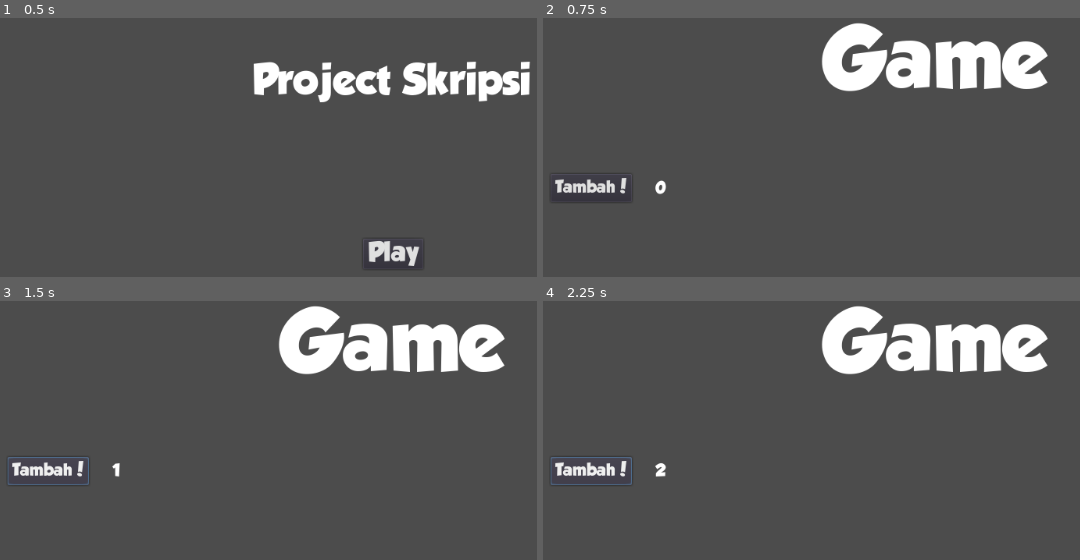
Above: before the commit, frames 1-4 (two rows, left to right).
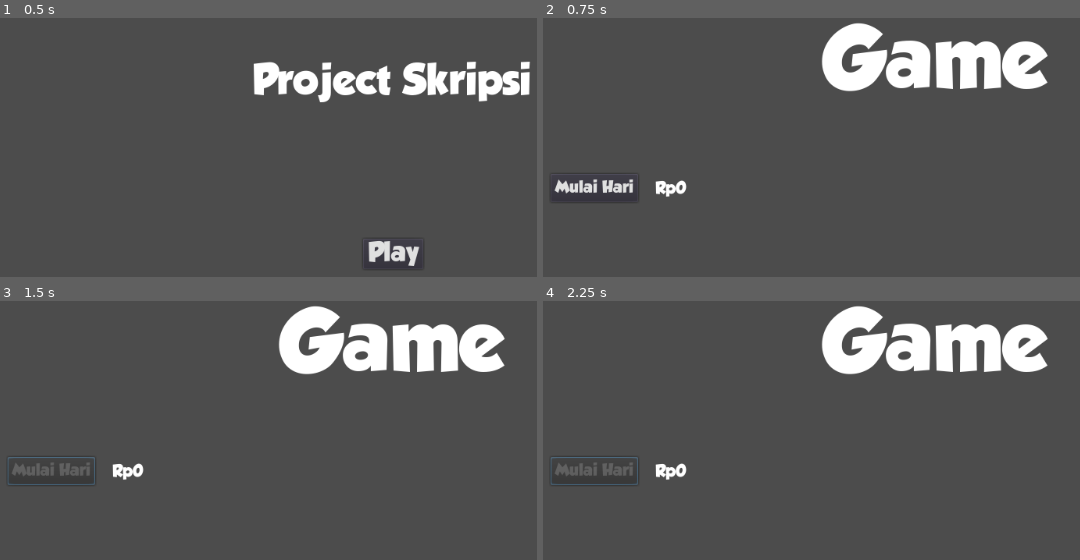
Above: after the commit, the same moments.

Repository: nyomanari21/GameProjectSkripsi
Game: Godot game, scene res://Scenes/MainMenu.tscn
Two runs of this game, one before a commit and one after it. Both use one fixed random seed, a clock stepped at 60 frames per second and the inputs below.
Inputs (mouse positions are in pixels of both pictures, inside the frame that each line leads up to):
- Up to frame 1 (0.5 s): no input
- Up to frame 2 (0.75 s): click "Play" at 0.5 s
- Up to frame 3 (1.5 s): click (48, 471) at 1.25 s, where only the run before the commit has a clickable "Tambah!"
- Up to frame 4 (2.25 s): click (591, 471) at 2 s, where only the run before the commit has a clickable "Tambah!"

Frame 1 is identical in both runs. In frame 2, 0.7% of the frame differs, in the area x 2-27%, y 61-70%; in frame 3, 0.8%, in the area x 2-27%, y 60-72%; in frame 4, 0.8%.

Commit message:
Tambah sistem timer untuk memulai hari
Menambahkan sistem timer, ketika tombol di klik akan menjalankan timer. lalu ketika timer selesai maka uang akan bertambah

Diff:
--- a/Game/Scenes/Game.tscn
+++ b/Game/Scenes/Game.tscn
@@ -38,13 +38,13 @@
 align = 1
 valign = 1
 
-[node name="ButtonTambah" type="Button" parent="."]
+[node name="ButtonStartDay" type="Button" parent="."]
 margin_left = 20.0
 margin_top = 200.0
 margin_right = 124.0
 margin_bottom = 226.0
 custom_fonts/font = SubResource( 4 )
-text = "Tambah!"
+text = "Mulai Hari"
 
 [node name="LabelMoney" type="Label" parent="."]
 margin_left = 154.0
@@ -52,6 +52,10 @@
 margin_right = 194.0
 margin_bottom = 229.0
 custom_fonts/font = SubResource( 6 )
-text = "money"
+text = "(money)"
 
-[connection signal="pressed" from="ButtonTambah" to="." method="_on_ButtonTambah_pressed"]
+[node name="TimerStartDay" type="Timer" parent="."]
+wait_time = 5.0
+
+[connection signal="pressed" from="ButtonStartDay" to="." method="_on_ButtonStartDay_pressed"]
+[connection signal="timeout" from="TimerStartDay" to="." method="_on_TimerStartDay_timeout"]
--- a/Game/Scripts/Game.gd
+++ b/Game/Scripts/Game.gd
@@ -1,21 +1,30 @@
 extends Control
 
 
-# Declare member variables here. Examples:
-# var a = 2
-# var b = "text"
-var money = 0
+var money = 0 # Variabel penyimpan jumlah uang
+var timerStart = false # Variabel penyimpan status timer
 
 # Called when the node enters the scene tree for the first time.
 func _ready():
 	pass
 
-
 # Called every frame. 'delta' is the elapsed time since the previous frame.
 func _process(delta):
-	$LabelMoney.text = str(money)
+	$LabelMoney.text = "Rp" + str(money)
 
+# Fungsi tombol 'ButtonStartDay' ketika di klik akan memulai timer 'TimerStartDay'
+func _on_ButtonStartDay_pressed():
+	# Jika tombol di klik, jalankan timer dan nonaktifkan tombol 'ButtonStartDay'
+	if timerStart == false:
+		timerStart = true
+		$TimerStartDay.start()
+		$ButtonStartDay.disabled = true
 
-# Fungsi tombol 'ButtonTambah' ketika di klik akan menambah nilai 'money'
-func _on_ButtonTambah_pressed():
-	money += 1
+# Fungsi timer timeout 'TimerStartDay' ketika waktu selesai akan menambahkan uang
+func _on_TimerStartDay_timeout():
+	# Ketika timer selesai, matikan timer, aktifkan tombol 'ButtonStartDay', dan tambah uang sebanyak 1
+	if timerStart == true:
+		timerStart = false
+		$TimerStartDay.stop()
+		$ButtonStartDay.disabled = false
+		money += 1
--- a/Game/Scripts/MainMenu.gd
+++ b/Game/Scripts/MainMenu.gd
@@ -1,21 +1,10 @@
 extends Control
-
-
-# Declare member variables here. Examples:
-# var a = 2
-# var b = "text"
 
 
 # Called when the node enters the scene tree for the first time.
 func _ready():
 	pass # Replace with function body.
 
-
-# Called every frame. 'delta' is the elapsed time since the previous frame.
-#func _process(delta):
-#	pass
-
-
 # Fungsi tombol 'ButtonPlay' untuk pindah ke scene utama permainan
 func _on_ButtonPlay_pressed():
 	get_tree().change_scene("res://Scenes/Game.tscn")
Not shown, added: Game/.mono/metadata/ide_messaging_meta.txt
